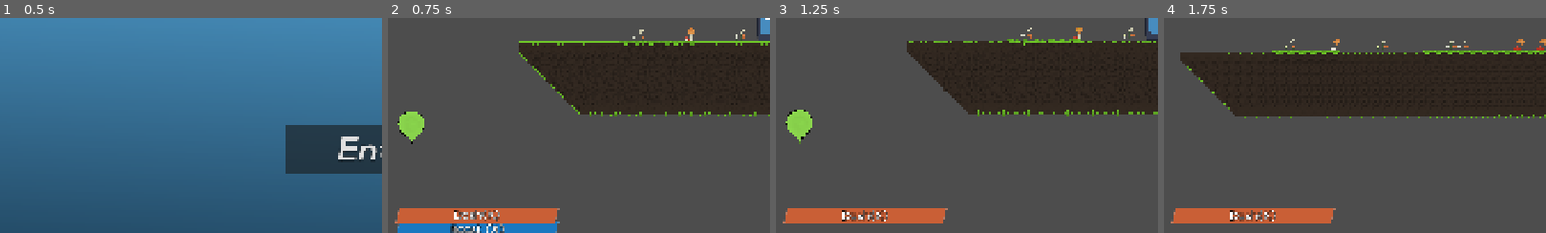
Above: before the commit, frames 1-4 (left to right).
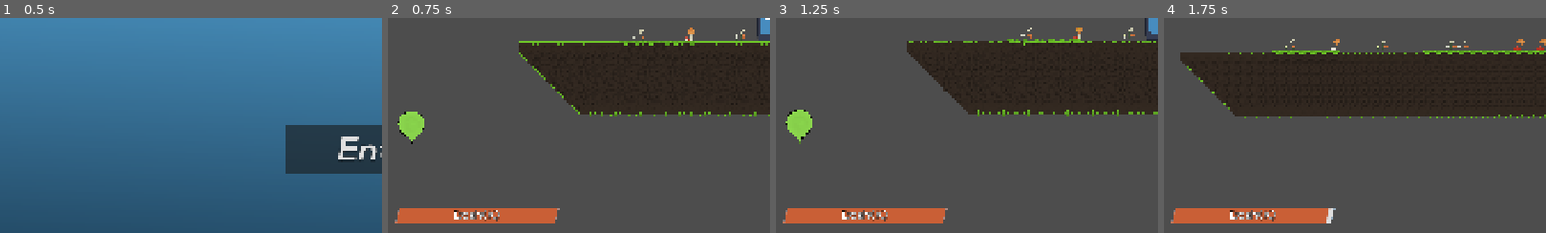
Above: after the commit, the same moments.

Repository: tjr5555/Uncaged
Game: Godot game, scene res://scenes/main_menu.tscn
Same seed, same stepped clock (60 frames per second), same inputs: the game is played once before the commit and once after it. The engine's default icon, where the game draws it, is replaced by a stand-in: a white triangle on a blue panel in a dark square.
Inputs (mouse positions are % of the whole screen's width and height, from its top left):
- Up to frame 1 (0.5 s): no input
- Up to frame 2 (0.75 s): click "Enter" at 0.5 s
- Up to frame 3 (1.25 s): no input
- Up to frame 4 (1.75 s): tap Enter at 1.25 s; move the mouse to (72, 45) at 1.27 s; hold Right (ui_right) from 1.28 s (still down); tap E (Dash) at 1.35 s; click (72, 45) at 1.42 s; tap Space (ui_accept) at 1.52 s
The pictures show only the part of the screen within x 0-50%, y 50-100%; the shares and areas given below are measured in that part.

Frame 1 is identical in both runs. In frame 2, 1.9% of the frame differs, in the area x 1-45%, y 88-100%; in frame 3, 0.3%; in frame 4, 0.4%.

Commit message:
Pre-Change Commit

Diff:
--- a/scenes/ui.tscn
+++ b/scenes/ui.tscn
@@ -4,6 +4,7 @@
 [ext_resource type="FontFile" uid="uid://b18ofjevqi05d" path="res://fonts/Elms_Sans/static/ElmsSans-SemiBold.ttf" id="2_x4jx1"]
 [ext_resource type="FontFile" uid="uid://c0xbdpffii5b4" path="res://fonts/Play/Play-Regular.ttf" id="3_yev5y"]
 [ext_resource type="FontFile" uid="uid://c0gtcxikyfdmx" path="res://fonts/Elms_Sans/static/ElmsSans-Bold.ttf" id="4_gdt2y"]
+[ext_resource type="Script" uid="uid://cmm4v7amb1ar2" path="res://scripts/hint_manager.gd" id="5_wm3ai"]
 
 [sub_resource type="StyleBoxFlat" id="StyleBoxFlat_85g3d"]
 bg_color = Color(0.86898494, 0.86898494, 0.8689847, 1)
@@ -104,3 +105,13 @@
 offset_bottom = 184.0
 theme_override_fonts/normal_font = ExtResource("4_gdt2y")
 text = "Quests go here:"
+
+[node name="HintLayer" type="Control" parent="." unique_id=1296278748]
+layout_mode = 3
+anchors_preset = 15
+anchor_right = 1.0
+anchor_bottom = 1.0
+grow_horizontal = 2
+grow_vertical = 2
+mouse_filter = 2
+script = ExtResource("5_wm3ai")
--- a/scripts/global.gd
+++ b/scripts/global.gd
@@ -9,3 +9,8 @@
 var flight_shop_price: float = 100.0
 var max_dashes: int = 2
 var dashes: int = 2
+var dash_target: int
+
+
+# Debug this
+var base_coin_mult = 1.0
--- /dev/null
+++ b/scripts/hint_manager.gd
@@ -0,0 +1,11 @@
+extends Control
+
+
+# Called when the node enters the scene tree for the first time.
+func _ready() -> void:
+	pass # Replace with function body.
+
+
+# Called every frame. 'delta' is the elapsed time since the previous frame.
+func _process(delta: float) -> void:
+	pass
--- a/scripts/ui.gd
+++ b/scripts/ui.gd
@@ -4,24 +4,46 @@
 @onready var dash_bar: ProgressBar = $MarginContainer/DashBar
 
 var target_value: float = 100.0
+var dash_display: float = 0.0
+var last_mode: Global.Mode
+var layout_tween: Tween
 
 func _ready() -> void:
 	dash_bar.max_value = Global.max_dashes
+	dash_display = float(Global.dashes)
+	dash_bar.value = dash_display
+	last_mode = Global.mode
+	_set_layout(Global.mode, true)
 
 func set_boost(current: float, maximum: float) -> void:
 	boost_bar.max_value = maximum
 	target_value = current
 
+func _set_layout(mode: Global.Mode, instant:bool) -> void:
+	var boost_y := 25.0 if mode == Global.Mode.FLY else 150.0
+	var dash_y := 150.0 if mode == Global.Mode.FLY else 25.0
+
+	if layout_tween and layout_tween.is_valid():
+		layout_tween.kill()
+
+	if instant:
+		boost_bar.position.y = boost_y
+		dash_bar.position.y = dash_y
+		return
+
+	layout_tween = create_tween().set_parallel()
+	layout_tween.tween_property(boost_bar, "position:y", boost_y, 1.0)
+	layout_tween.tween_property(dash_bar, "position:y", dash_y, 1.0)
+
 func _process(delta: float) -> void:
 	boost_bar.value = lerpf(boost_bar.value, target_value, 1.0 - exp(-15.0 * delta))
+
+	dash_bar.max_value = Global.max_dashes
+	dash_display = lerpf(dash_display, float(Global.dashes), 1.0 - exp(-12.0 * delta))
+	dash_bar.value = dash_display
+
 	$coinsLabel.text = "Coins: " + str(int(Global.total_coins))
-	dash_bar.value = Global.dashes
 
-	if Global.mode == Global.Mode.FLY:
-		var tween = create_tween().set_parallel()
-		tween.tween_property(boost_bar, "position:y", 25.0, 1.0)
-		tween.tween_property(dash_bar, "position:y", 150, 1.0)
-	else:
-		var tween = create_tween().set_parallel()
-		tween.tween_property(boost_bar, "position:y", 150, 1.0)
-		tween.tween_property(dash_bar, "position:y", 25.0, 1.0)
+	if Global.mode != last_mode:
+		last_mode = Global.mode
+		_set_layout(Global.mode, false)
Not shown, added: scripts/hint_manager.gd.uid
